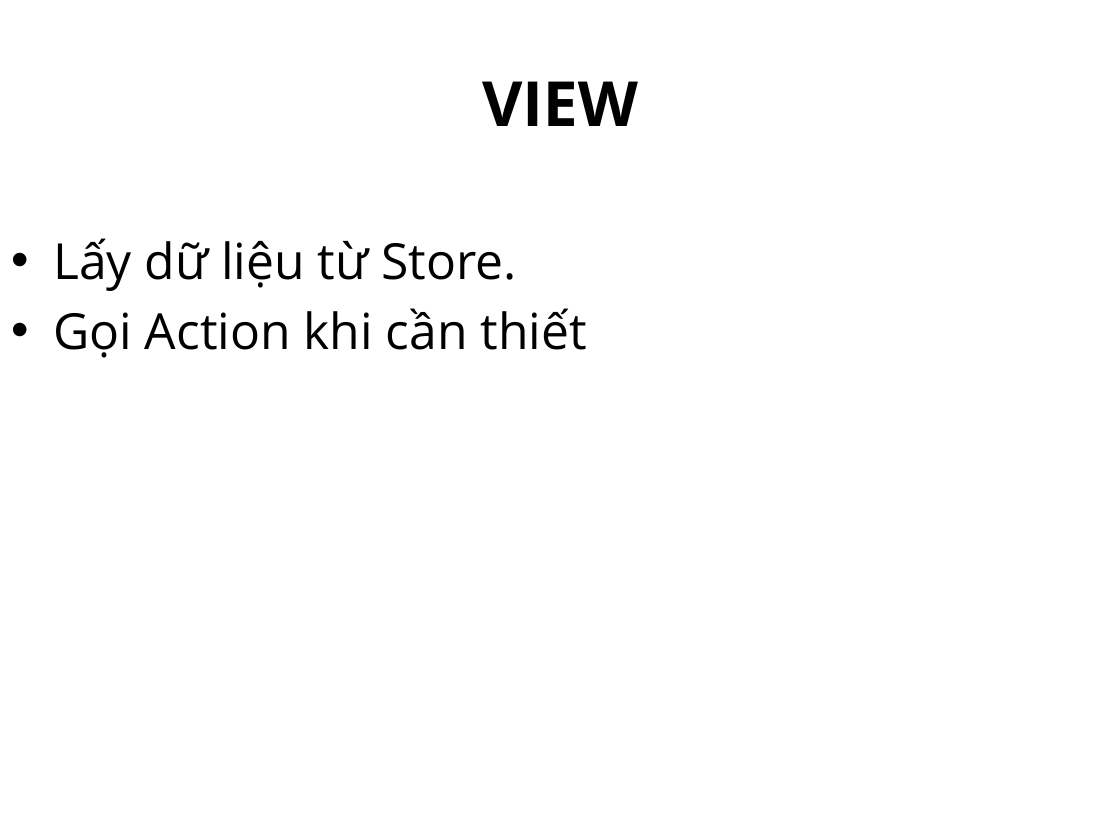
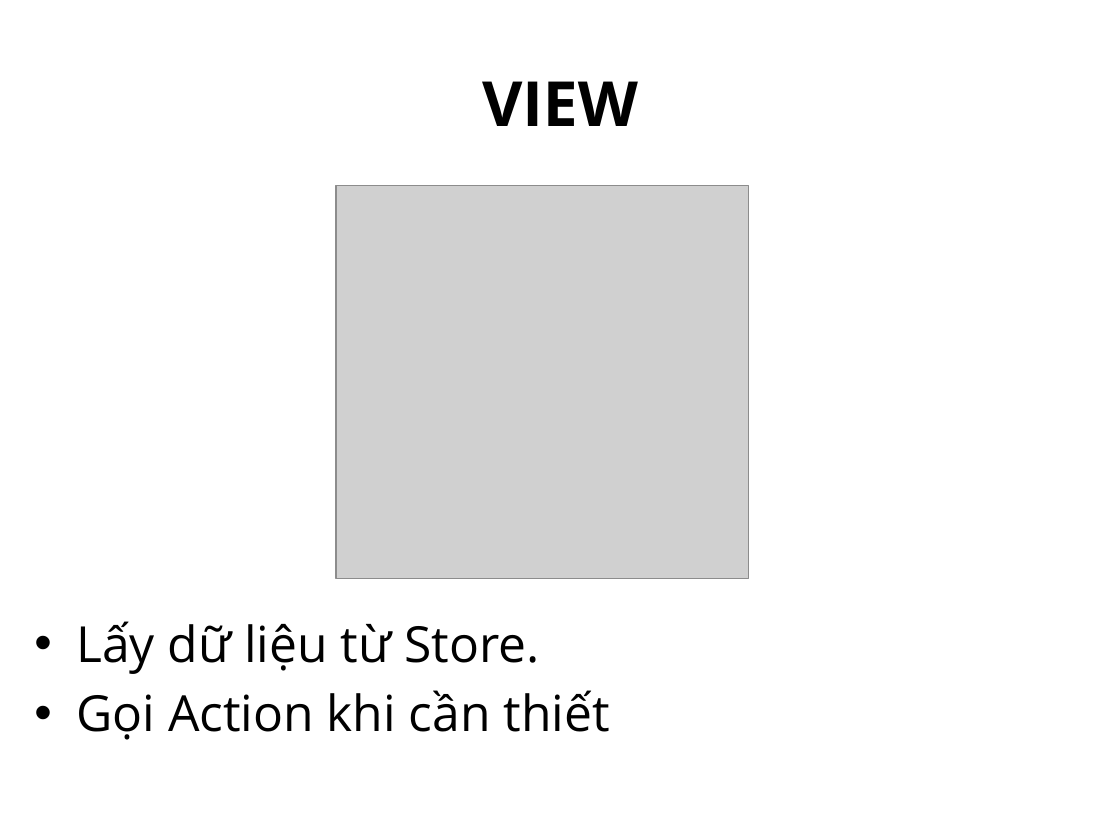
Before and after one commit to UDPT-2017/seminar-reactjs-flux-1412439-1412529, a slide deck: slide 15 of slide/Seminar.pptx. Drawn at 1120x840 pixels with LibreOffice and Linux fonts; fonts in the diff are those of the drawing; grey boxes stand for pictures. Boxes give left, top, right and bottom in pixels: in the first picture for what was removed or moved away, otherwise in the second. Text is boxed around its words. In the diff, an @@ line names an element or a change of style, - is before the commit and + after.

```diff
--- a/slide/Seminar.pptx
+++ b/slide/Seminar.pptx
@@ picture added at box(336, 186, 748, 579) @@
@@ subtitle "Lấy dữ liệu từ Store.": place and size @@
-subtitle "Lấy dữ liệu từ Store." at box(53, 238, 587, 358)
+subtitle "Lấy dữ liệu từ Store." at box(76, 621, 610, 740)
```
Also in this commit, not shown: 3 other slides changed, 1 slide added.
